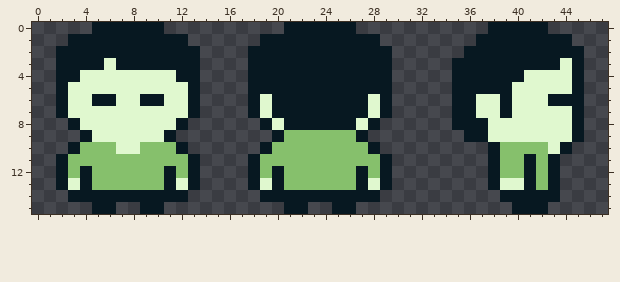
Edited in one commit: pixel-art sprite (Teddy2/assets/sprites/npc_nick.png). That is the earlier state.
The file is 48x16 pixels.
And afterwards:
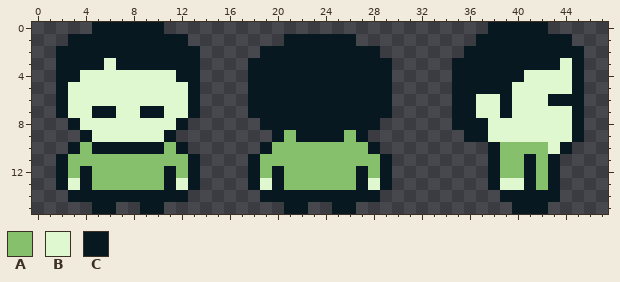
Palette (. is transparent): A #86c06c  B #e0f8cf  C #071821
Changes in this commit:
{"y":0,"x":21,"old":"CCCCCC","new":"......"}
{"y":1,"x":19,"old":"CC","new":".."}
{"y":1,"x":27,"old":"CC","new":".."}
{"y":2,"x":18,"old":"C","new":"."}
{"y":2,"x":29,"old":"C","new":"."}
{"y":6,"x":5,"old":"CC","new":"BB"}
{"y":6,"x":9,"old":"CC","new":"BB"}
{"y":6,"x":19,"old":"B","new":"C"}
{"y":6,"x":28,"old":"B","new":"C"}
{"y":7,"x":5,"old":"BB","new":"CC"}
{"y":7,"x":9,"old":"BB","new":"CC"}
{"y":7,"x":19,"old":"B","new":"C"}
{"y":7,"x":28,"old":"B","new":"C"}
{"y":8,"x":20,"old":"B","new":"C"}
{"y":8,"x":27,"old":"B","new":"C"}
{"y":9,"x":22,"old":"AAAA","new":"CCCC"}
{"y":10,"x":5,"old":"AABBAA","new":"CCCCCC"}
